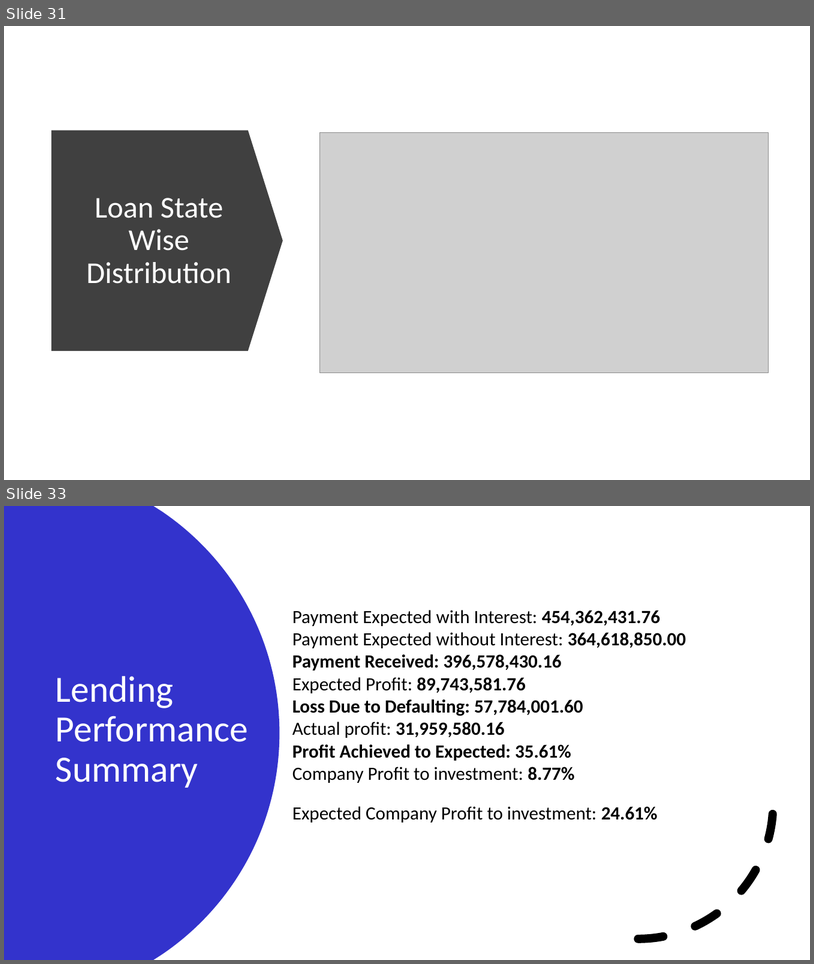
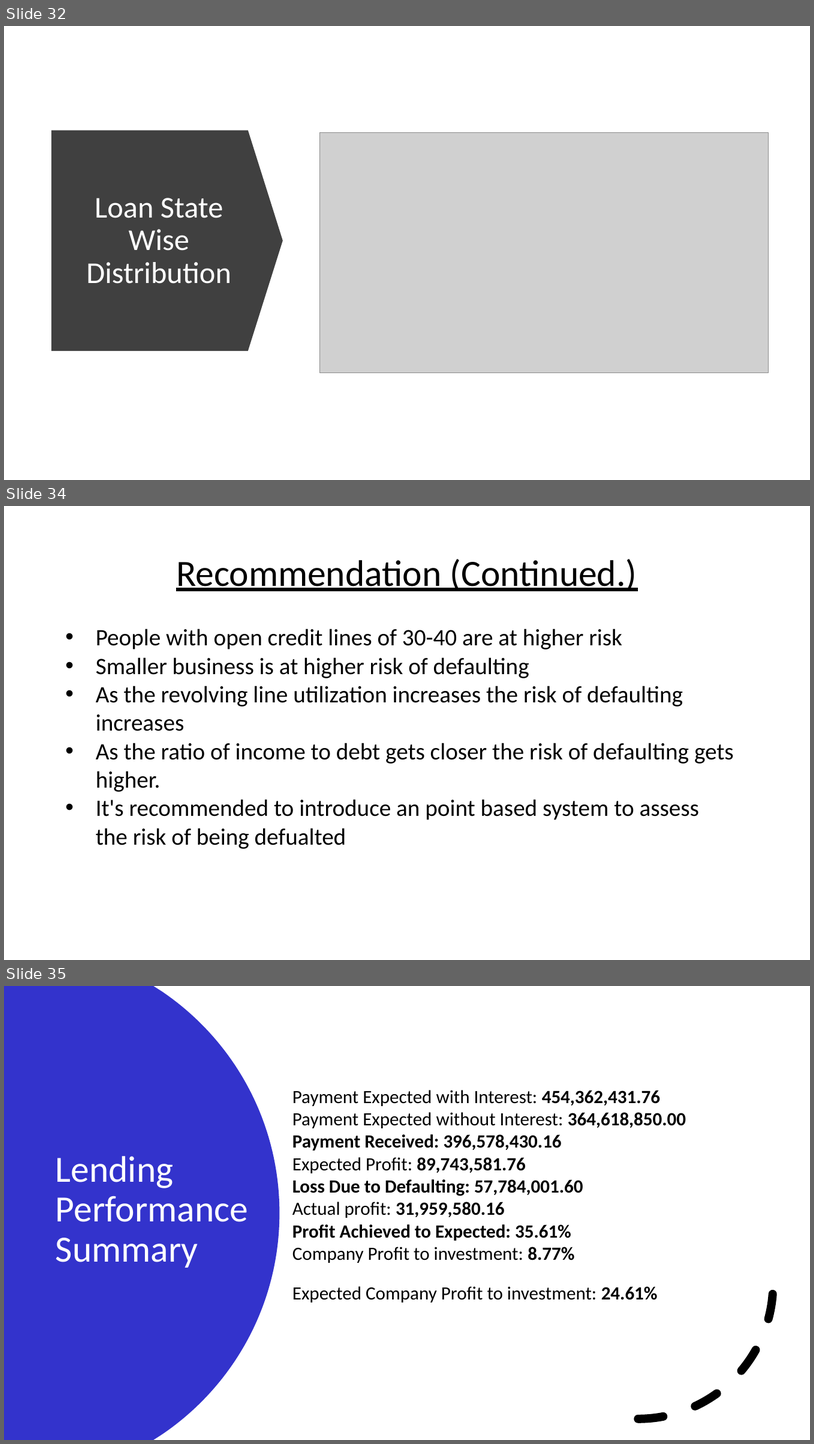
Before and after one commit to edwinttmm/LendingClubCaseStudy, a slide deck: Lending Club Case Study.pptx. Shown one above the other, each under a label of ours: slides 31 and 33 before the commit, slides 32, 34 and 35 after it; the slides between them are not shown. The pictures are 814x964 and 814x1444 pixels, drawn with LibreOffice and Linux fonts; fonts in the diff are those of the drawing; grey boxes stand for pictures. Boxes give left, top, right and bottom in pixels: in the first picture for what was removed or moved away, otherwise in the second. Text is boxed around its words. In the diff, an @@ line names an element or a change of style, - is before the commit and + after.

```diff
--- a/Lending Club Case Study.pptx
+++ b/Lending Club Case Study.pptx
@@ slide 34 added at (4,506,810,960), background #FFFFFF @@
@@ text added at (176,559,638,591), 44 pt, text #000000, underline @@
+Recommendation (Continued.)
@@ text added at (96,628,734,849), 28 pt, text #000000 @@
+• People with open credit lines of 30-40 are at higher risk
+• Smaller business is at higher risk of defaulting
+• As the revolving line utilization increases the risk of defaulting increases
+• As the ratio of income to debt gets closer the risk of defaulting gets higher.
+• It's recommended to introduce an point based system to assess the risk of being defualted
@@ what was slide 31 is now slide 32 @@
@@ what was slide 33 is now slide 35 @@
```
Also in this commit, not shown: 1 slide changed, 2 other slides added, 1 slide removed, 2 other files.
